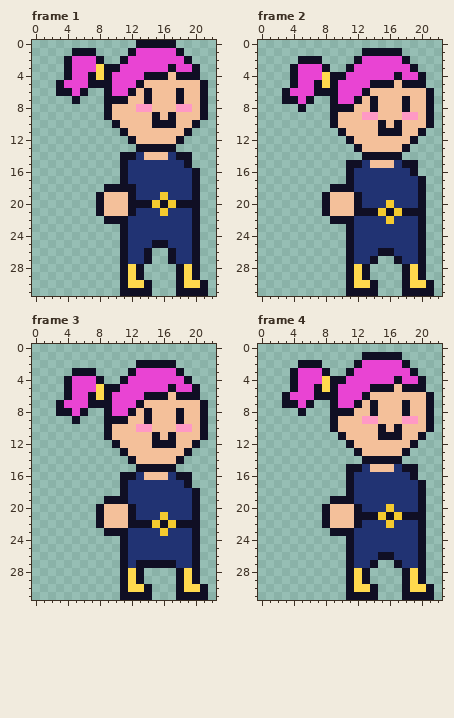
Two states of a pixel-art file, Emma Assets/playerchar_body.aseprite. That is the earlier state.
32x32 pixels, 4 frames. Shown: frame 1: x 0..22, y 0..31; frame 2: x 0..22, y 0..31; frame 3: x 0..22, y 0..31; frame 4: x 0..22, y 0..31. The commit also changed other frames, which this record leaves out.
New version:
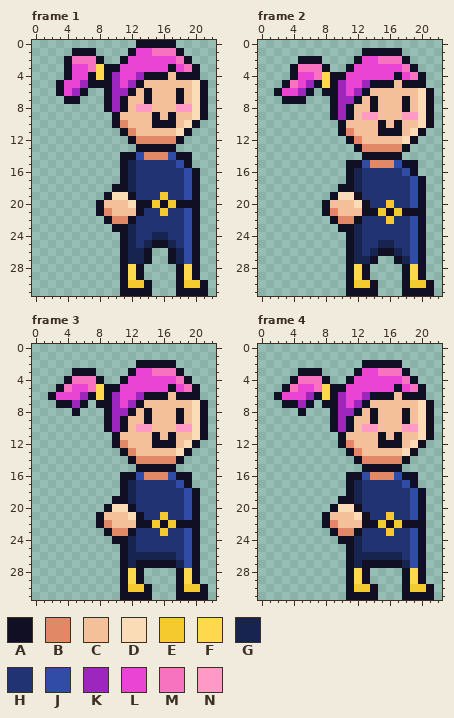
Palette (. is transparent): A #100f24  B #e18966  C #f4c09a  D #faddb7  E #f4ca2f  F #ffd94d  G #17244f  H #213373  J #304ca6  K #9d27be  L #e944d3  M #f773c0  N #ff99c5
The exact change:
--- frame 1, layer "body"
@@ x 0..22 @@
  0 .............AAAAA.....
- 1 .....AAA....ALLLLLA....
- 2 ....ALLLA..ALLLLLLLA...
- 3 ....ALLLFAALLLLLLALLA..
- 4 ....ALLAFALLLLAAACAAA..
- 5 ...ALLLAAALLLACCCCCCCA.
- 6 ...AALA..ALLACACCCACCA.
- 7 .....A...AAACCACCCACCA.
- 8 .........ACCCNNCCCNNCA.
- 9 .........ACCCCCACACCCA.
-10 ..........ACCCCAAACCA..
-11 ...........ACCCCCCCA...
-12 ............ACCCCCA....
+ 1 .....AAA....ALLMMMA....
+ 2 ....AMMMA..ALLLLLLMA...
+ 3 ....ALLMFAALLLLLLALMA..
+ 4 ....ALLAFAKLLKAAACAAA..
+ 5 ...ALLKAAAKLKACCCCCCDA.
+ 6 ...ALKA..AKKACACCCACDA.
+ 7 ....AA...AKACCACCCACDA.
+ 8 .........AKACNNCCCNNDA.
+ 9 ..........ACCCCACACCDA.
+10 ..........ABCCCAAACDA..
+11 ...........ABCCCCCDA...
+12 ............ABBBBBA....
 13 .............AAAAA.....
-14 ...........AAHCCCHAA...
-15 ...........AHHHHHHHA...
-16 ...........AHHHHHHHHA..
-17 ...........AHHHHHHHHA..
-18 .........AAAAHHHHHHHA..
-19 ........ACCCAHHHEHHHA..
-20 ........ACCCAAAEAEAAA..
-21 ........ACCCAHHHEHHHA..
-22 .........AAAHHHHHHHHA..
-23 ...........AHHHHHHHHA..
-24 ...........AHHHHHHHHA..
-25 ...........AHHHAAHHHA..
-26 ...........AHHA..AHHA..
-27 ...........AHHA..AHHA..
+14 ...........AAJBBBJAA...
+15 ...........AGHHHHHJA...
+16 ...........AGHHHHHHJA..
+17 ...........AGHHHHHHJA..
+18 ..........AAGHHHHHHJA..
+19 .........ADDAHHHEHHJA..
+20 ........ACCCDAAEAEAAA..
+21 ........ABCCCAHHEHHJA..
+22 .........ABBAHHHHHHJA..
+23 ..........AAGHHHHHHJA..
+24 ...........AGHHGGHHJA..
+25 ...........AGHGAAGHJA..
+26 ...........AGGA..AGJA..
+27 ...........AGGA..AGJA..
 28 ...........AFA....AFA..
 29 ...........AFA....AFA..
-30 ...........AFFA...AFFA.
+30 ...........AEEA...AEEA.
 31 ...........AAAA...AAAA.
--- frame 2, layer "body"
@@ x 0..22 @@
  1 .............AAAAA.....
- 2 .....AAA....ALLLLLA....
- 3 ....ALLLA..ALLLLLLLA...
- 4 ....ALLLFAALLLLLLALLA..
- 5 ....ALLAFALLLLAAACAAA..
- 6 ...ALLLAAALLLACCCCCCCA.
- 7 ...AALA..ALLACACCCACCA.
- 8 .....A...AAACCACCCACCA.
- 9 .........ACCCNNCCCNNCA.
-10 .........ACCCCCACACCCA.
-11 ..........ACCCCAAACCA..
-12 ...........ACCCCCCCA...
-13 ............ACCCCCA....
+ 2 .....AAA....ALLMMMA....
+ 3 ....AMMMA..ALLLLLLMA...
+ 4 ....ALLMFAALLLLLLALMA..
+ 5 ...AMLKAFAKLLKAAACAAA..
+ 6 ..ALLKA.AAKLKACCCCCCDA.
+ 7 ...AAA...AKKACACCCACDA.
+ 8 .........AKACCACCCACDA.
+ 9 .........AKACNNCCCNNDA.
+10 ..........ACCCCACACCDA.
+11 ..........ABCCCAAACDA..
+12 ...........ABCCCCCDA...
+13 ............ABBBBBA....
 14 .............AAAAA.....
-15 ...........AAHCCCHAA...
-16 ...........AHHHHHHHA...
-17 ...........AHHHHHHHHA..
-18 .........AAAHHHHHHHHA..
-19 ........ACCCAHHHHHHHA..
-20 ........ACCCAHHHEHHHA..
-21 ........ACCCAAAEAEAAA..
-22 .........AAAHHHHEHHHA..
-23 ...........AHHHHHHHHA..
-24 ...........AHHHHHHHHA..
-25 ...........AHHHHHHHHA..
-26 ...........AHHHAAHHHA..
-27 ...........AHHA..AHHA..
+15 ...........AAJBBBJAA...
+16 ...........AGHHHHHJA...
+17 ...........AGHHHHHHJA..
+18 ..........AAGHHHHHHJA..
+19 .........ADDAHHHHHHJA..
+20 ........ACCCDAHHEHHJA..
+21 ........ABCCCAAEAEAAA..
+22 .........ABBAHHHEHHJA..
+23 ..........AAGHHHHHHJA..
+24 ...........AGHHHHHHJA..
+25 ...........AGHHGGHHJA..
+26 ...........AGHGAAGHJA..
+27 ...........AGGA..AGJA..
 28 ...........AFA....AFA..
 29 ...........AFA....AFA..
-30 ...........AFFA...AFFA.
+30 ...........AEEA...AEEA.
 31 ...........AAAA...AAAA.
--- frame 3, layers "face", "body"
@@ x 0..22 @@
  2 .............AAAAA.....
- 3 .....AAA....ALLLLLA....
- 4 ....ALLLA..ALLLLLLLA...
- 5 ....ALLLFAALLLLLLALLA..
- 6 ....ALLAFALLLLAAACAAA..
- 7 ...ALLLAAALLLACCCCCCCA.
- 8 ...AALA..ALLACACCCACCA.
- 9 .....A...AAACCACCCACCA.
-10 .........ACCCNNCCCNNCA.
-11 .........ACCCCCACACCCA.
-12 ..........ACCCCAAACCA..
-13 ...........ACCCCCCCA...
-14 ............ACCCCCA....
+ 3 .....AAA....ALLMMMA....
+ 4 ....AMMMA..ALLLLLLMA...
+ 5 ...AMLLMFAALLLLLLALMA..
+ 6 ..ALLLKAFAKLLKAAACAAA..
+ 7 ...AAKA.AAKLKACCCCCCDA.
+ 8 .....A...AKKACACCCACDA.
+ 9 .........AKACCACCCACDA.
+10 .........AKACNNCCCNNDA.
+11 ..........ACCCCACACCDA.
+12 ..........ABCCCAAACDA..
+13 ...........ABCCCCCDA...
+14 ............ABBBBBA....
 15 .............AAAAA.....
-16 ...........AAHCCCHAA...
-17 ...........AHHHHHHHA...
-18 ...........AHHHHHHHHA..
-19 .........AAAHHHHHHHHA..
-20 ........ACCCAHHHHHHHA..
-21 ........ACCCAHHHEHHHA..
-22 ........ACCCAAAEAEAAA..
-23 .........AAAHHHHEHHHA..
-24 ...........AHHHHHHHHA..
-25 ...........AHHHHHHHHA..
-26 ...........AHHHHHHHHA..
-27 ...........AHAAAAAHHA..
+16 ...........AAJBBBJAA...
+17 ...........AGHHHHHJA...
+18 ...........AGHHHHHHJA..
+19 ..........AAGHHHHHHJA..
+20 .........ADDAHHHHHHJA..
+21 ........ACCCDAHHEHHJA..
+22 ........ABCCCAAEAEAAA..
+23 .........ABBAHHHEHHJA..
+24 ..........AAGHHHHHHJA..
+25 ...........AGHHHHHHJA..
+26 ...........AGGGGGGHJA..
+27 ...........AGAAAAAGJA..
 28 ...........AFA....AFA..
 29 ...........AFA....AFA..
-30 ...........AFFA...AFFA.
+30 ...........AEEA...AEEA.
 31 ...........AAAA...AAAA.
--- frame 4, layers "face", "body"
@@ x 0..22 @@
  0 .......................
- 1 .............AAAAA.....
- 2 .....AAA....ALLLLLA....
- 3 ....ALLLA..ALLLLLLLA...
- 4 ....ALLLFAALLLLLLALLA..
- 5 ....ALLAFALLLLAAACAAA..
- 6 ...ALLLAAALLLACCCCCCCA.
- 7 ...AALA..ALLACACCCACCA.
- 8 .....A...AAACCACCCACCA.
- 9 .........ACCCNNCCCNNCA.
-10 .........ACCCCCACACCCA.
-11 ..........ACCCCAAACCA..
-12 ...........ACCCCCCCA...
-13 ............ACCCCCA....
-14 .............AAAAA.....
-15 ...........AAHCCCHAA...
-16 ...........AHHHHHHHA...
-17 ...........AHHHHHHHHA..
-18 ...........AHHHHHHHHA..
-19 .........AAAHHHHHHHHA..
-20 ........ACCCAHHHEHHHA..
-21 ........ACCCAAAEAEAAA..
-22 ........ACCCAHHHEHHHA..
-23 .........AAAHHHHHHHHA..
-24 ...........AHHHHHHHHA..
-25 ...........AHHHHHHHHA..
-26 ...........AHHHAAHHHA..
-27 ...........AHHA..AHHA..
+ 1 .......................
+ 2 .............AAAAA.....
+ 3 .....AAA....ALLMMMA....
+ 4 ....AMMMA..ALLLLLLMA...
+ 5 ...AMLLMFAALLLLLLALMA..
+ 6 ..ALLLKAFAKLLKAAACAAA..
+ 7 ...AAKA.AAKLKACCCCCCDA.
+ 8 .....A...AKKACACCCACDA.
+ 9 .........AKACCACCCACDA.
+10 .........AKACNNCCCNNDA.
+11 ..........ACCCCACACCDA.
+12 ..........ABCCCAAACDA..
+13 ...........ABCCCCCDA...
+14 ............ABBBBBA....
+15 .............AAAAA.....
+16 ...........AAJBBBJAA...
+17 ...........AGHHHHHJA...
+18 ...........AGHHHHHHJA..
+19 ..........AAGHHHHHHJA..
+20 .........ADDAHHHHHHJA..
+21 ........ACCCDAHHEHHJA..
+22 ........ABCCCAAEAEAAA..
+23 .........ABBAHHHEHHJA..
+24 ..........AAGHHHHHHJA..
+25 ...........AGHHHHHHJA..
+26 ...........AGGGGGGHJA..
+27 ...........AGAAAAAGJA..
 28 ...........AFA....AFA..
 29 ...........AFA....AFA..
-30 ...........AFFA...AFFA.
+30 ...........AEEA...AEEA.
 31 ...........AAAA...AAAA.
Changed places in both pictures, as pixel boxes (x1, y1, x2, y2):
changed: (64, 48, 200, 288)
changed: (274, 56, 426, 288)
changed: (48, 368, 200, 592)
changed: (274, 352, 434, 592)
